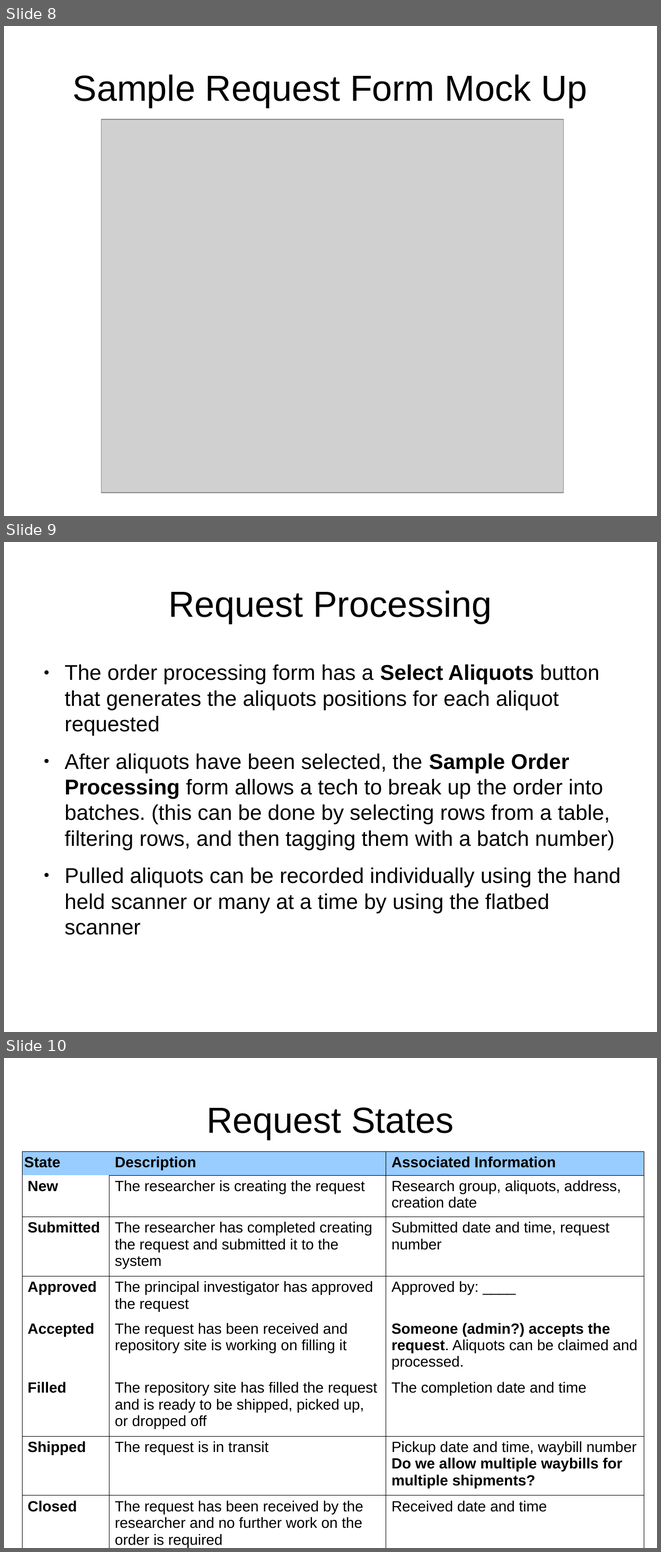
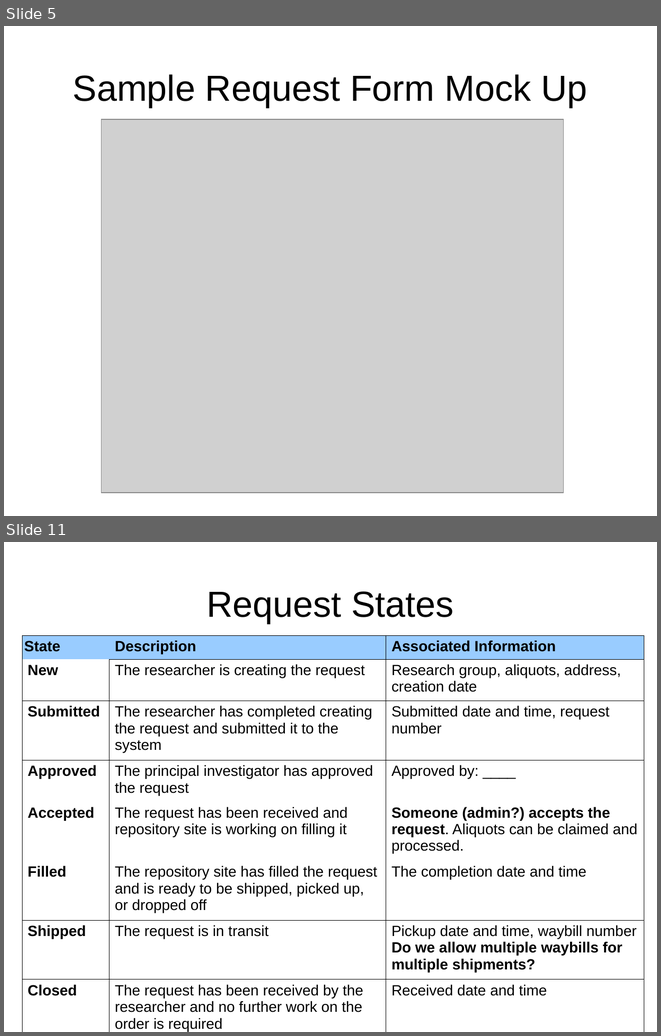
Before and after one commit to CBSR-Biobank/biobank, a slide deck: docs/sampleRequestFlowcharts.odp. Shown one above the other, each under a label of ours: slides 8, 9 and 10 before the commit, slides 5 and 11 after it; the slides between them are not shown. The pictures are 661x1552 and 661x1036 pixels, drawn with LibreOffice and Linux fonts; fonts in the diff are those of the drawing; grey boxes stand for pictures. Boxes give left, top, right and bottom in pixels: in the first picture for what was removed or moved away, otherwise in the second. Text is boxed around its words. In the diff, an @@ line names an element or a change of style, - is before the commit and + after.

```diff
--- a/docs/sampleRequestFlowcharts.odp
+++ b/docs/sampleRequestFlowcharts.odp
@@ slide 9 removed at [4, 542, 657, 1032], background #FFFFFF @@
@@ title removed at [168, 590, 492, 623] @@
-Request Processing
@@ text removed at [64, 664, 621, 935] @@
-● The order processing form has a Select Aliquots button that generates the aliquots positions for each aliquot requested
-● After aliquots have been selected, the Sample Order Processing form allows a tech to break up the order into batches. (this can be done by selecting rows from a table, filtering rows, and then tagging them with a batch number)
-● Pulled aliquots can be recorded individually using the hand held scanner or many at a time by using the flatbed scanner
@@ what was slide 8 is now slide 5 @@
@@ what was slide 10 is now slide 11 @@
```
Also in this commit, not shown: 3 slides changed, 4 other files.
